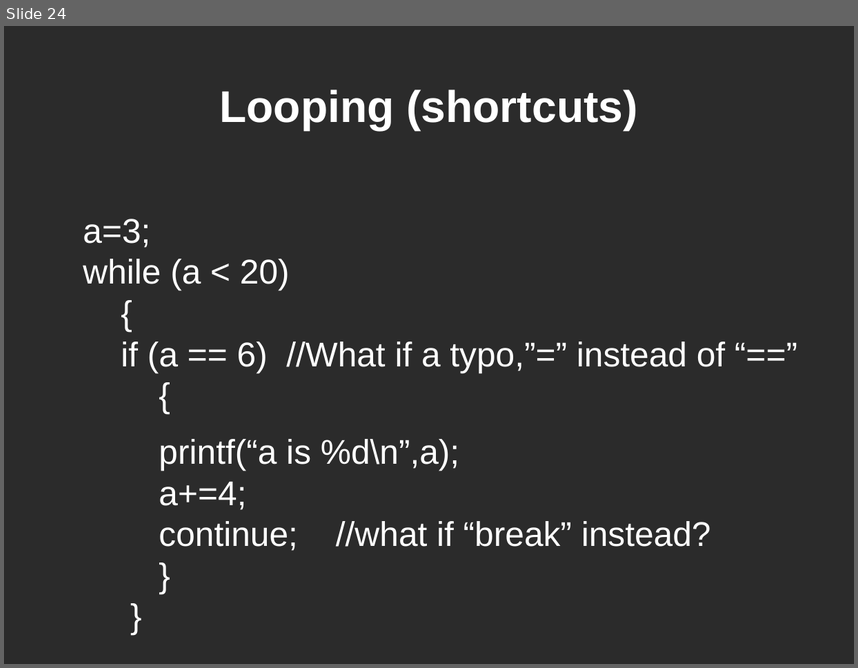
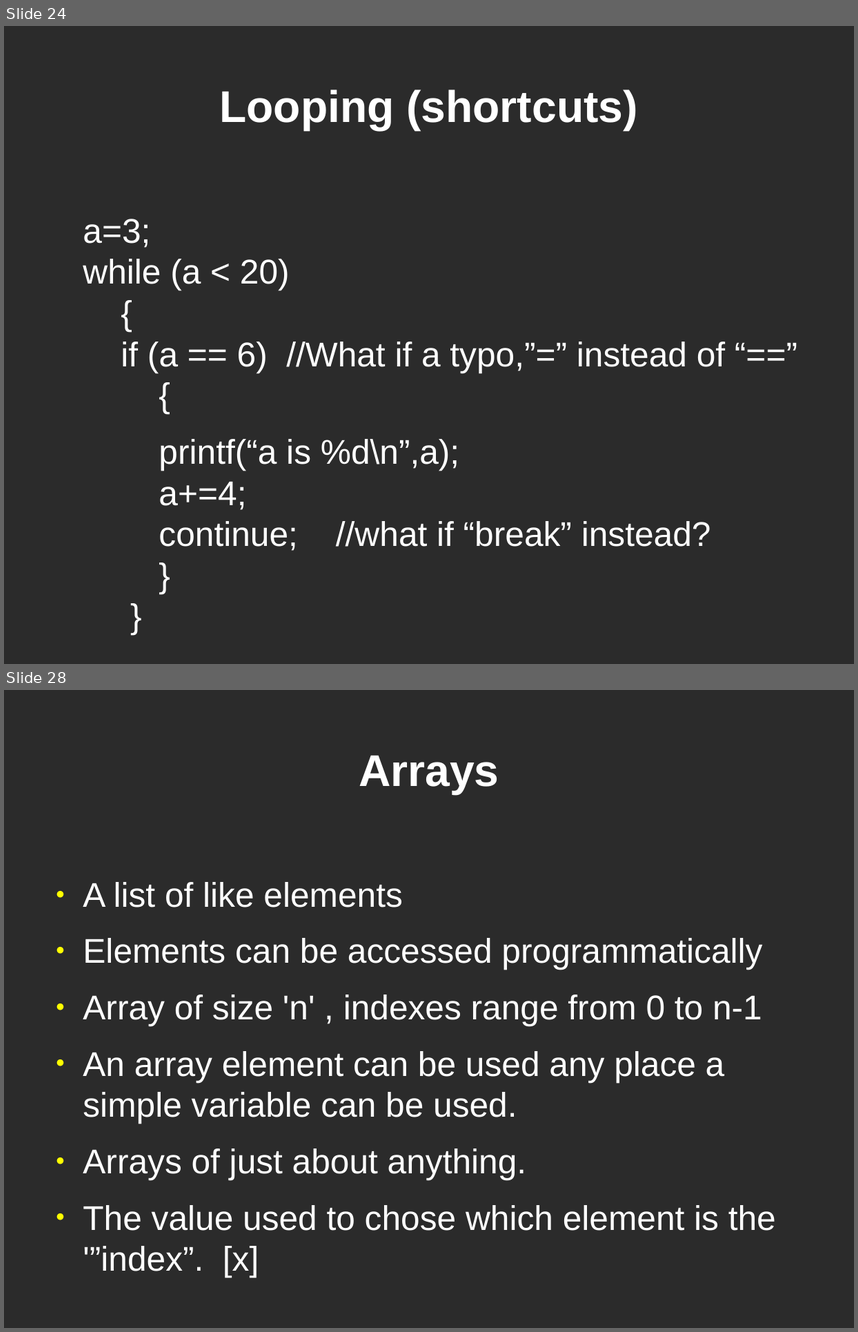
Before and after one commit to dklamet/class, a slide deck: docs/class.odp. Shown one above the other, each under a label of ours: slide 24 before the commit, slides 24 and 28 after it; the slides between them are not shown. The pictures are 858x668 and 858x1332 pixels, drawn with LibreOffice and Linux fonts; fonts in the diff are those of the drawing; background and template pictures are left out; a plain dark background stands for a picture behind light text. Boxes give left, top, right and bottom in pixels: in the first picture for what was removed or moved away, otherwise in the second. Text is boxed around its words. In the diff, an @@ line names an element or a change of style, - is before the commit and + after.

```diff
--- a/docs/class.odp
+++ b/docs/class.odp
@@ slide 28 added at (4,690,854,1328), background picture (left out) @@
@@ title added at (359,755,499,794), 41.4 pt, text #FFFFFF, bold @@
+Arrays
@@ text added at (83,882,776,1277), 32 pt, text #FFFFFF @@
+● A list of like elements
+● Elements can be accessed programmatically
+● Array of size 'n' , indexes range from 0 to n-1
+● An array element can be used any place a simple variable can be used.
+● Arrays of just about anything.
+● The value used to chose which element is the '”index”. [x]
```
Also in this commit, not shown: 1 slide changed, 2 other slides added, 4 other files.
